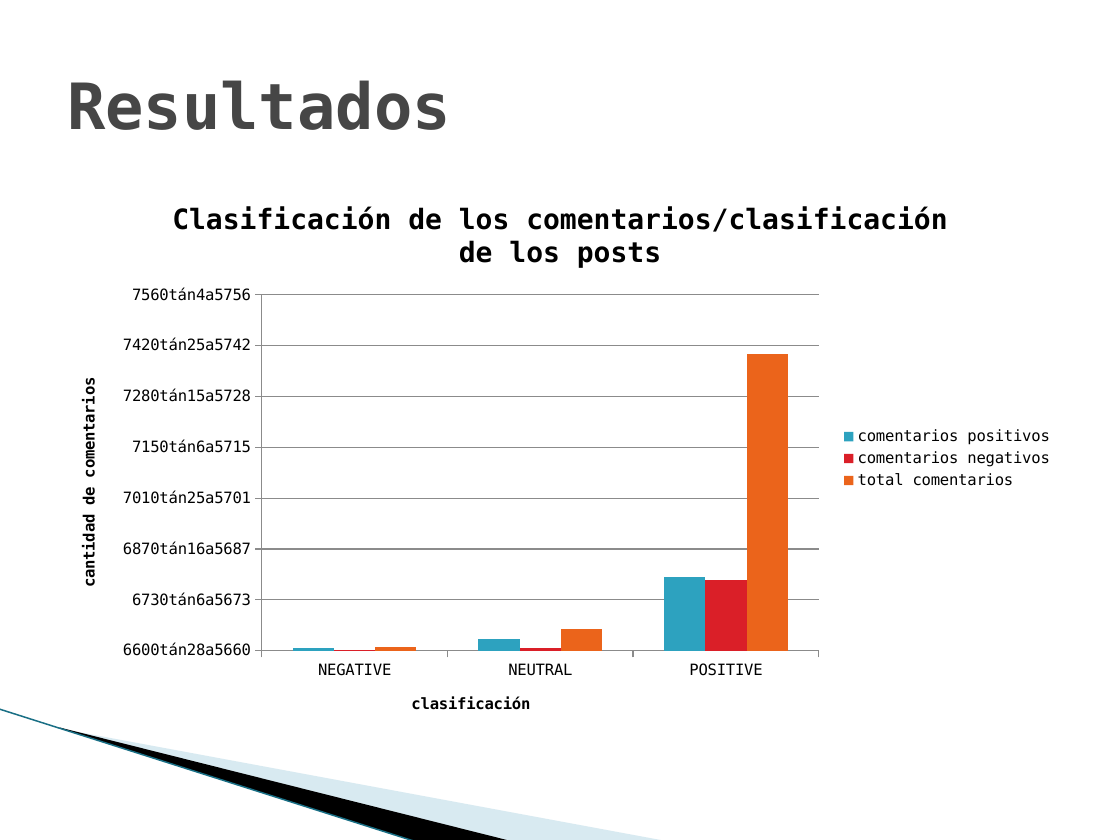
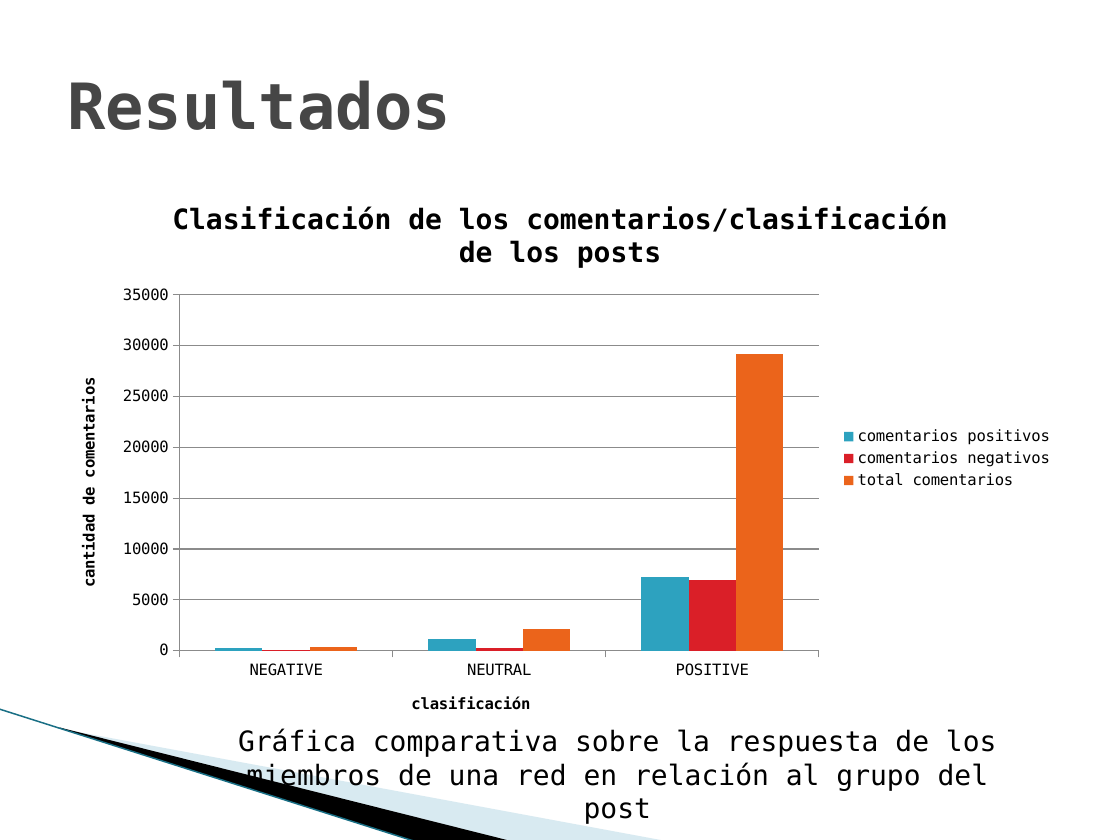
Before and after one commit to idcodeoverflow/SocialNetworkAnalyzer, a slide deck: slide 28 of docs/Agentes Web Inteligentes para la detección de individuos.pptx (slide 29 before the commit). Drawn at 1120x840 pixels with LibreOffice and Linux fonts; fonts in the diff are those of the drawing; background and template pictures are left out. Boxes give left, top, right and bottom in pixels: in the first picture for what was removed or moved away, otherwise in the second. Text is boxed around its words. In the diff, an @@ line names an element or a change of style, - is before the commit and + after.

Commit message:
Changes in slides.

```diff
--- a/docs/Agentes Web Inteligentes para la detección de individuos.pptx
+++ b/docs/Agentes Web Inteligentes para la detección de individuos.pptx
@@ column chart at bbox=[56, 181, 1064, 736] @@
@@ category axis changed @@
@@ value axis changed @@
@@ bar spacing changed @@
@@ text added at bbox=[238, 729, 997, 791], 18 pt, text #000000 @@
+Gráfica comparativa sobre la respuesta de los miembros de una red en relación al grupo del post
```
Also in this commit, not shown: 5 other slides changed, 1 slide removed.
